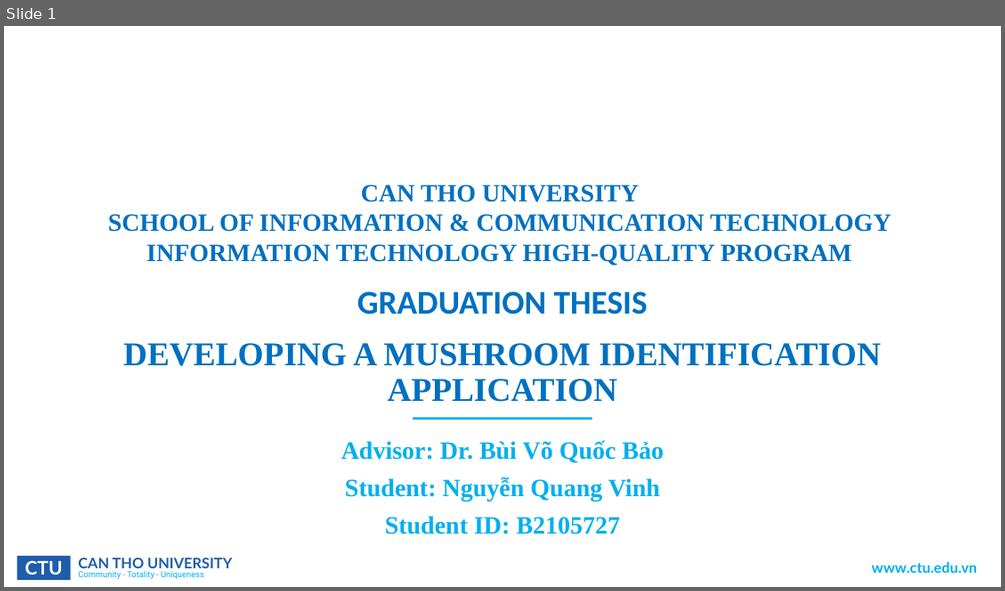
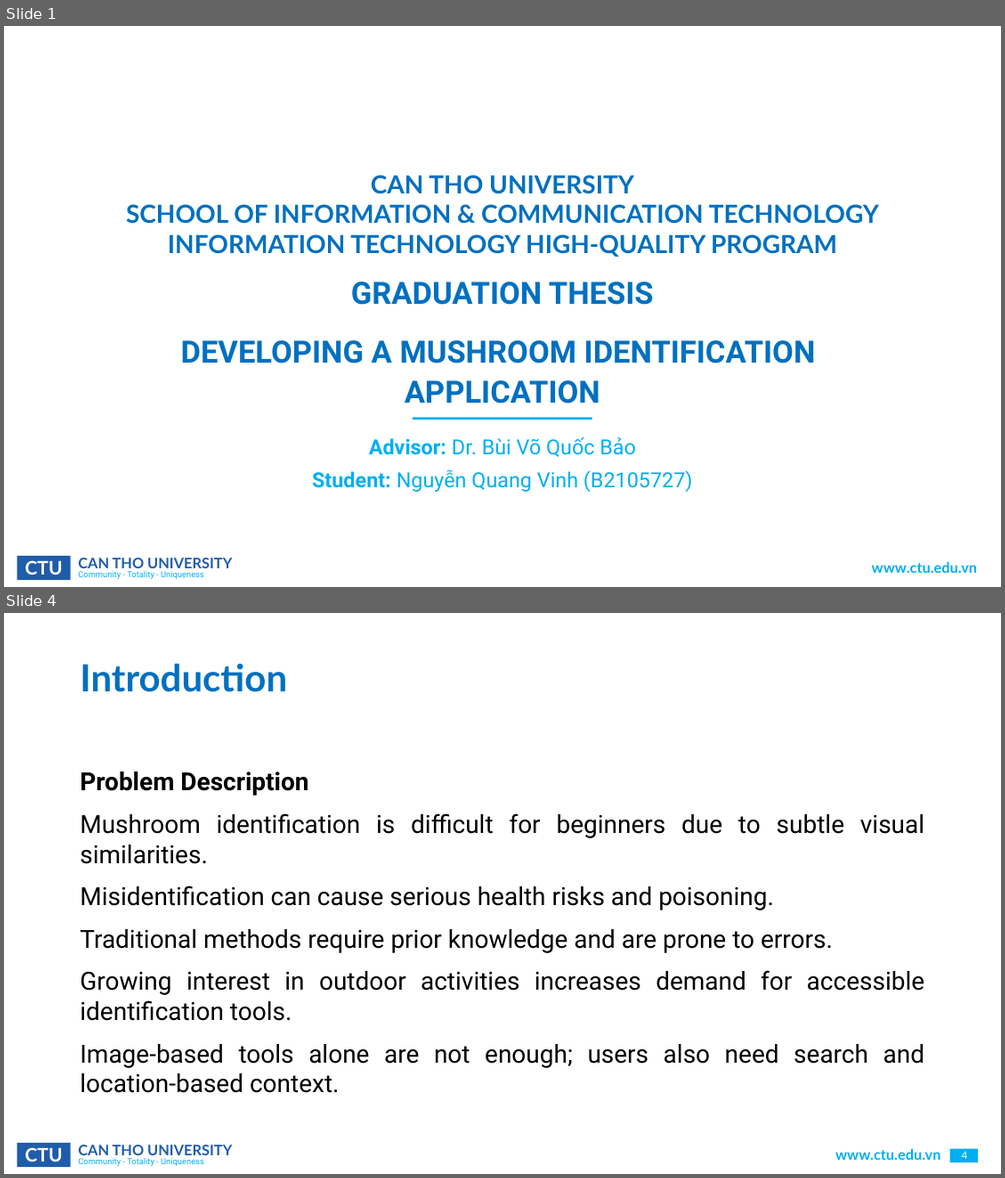
Before and after one commit to CommonHouseCat/fungiscan-mushroom-identifier, a slide deck: Báo cáo/ThesisReport.pptx. Shown one above the other, each under a label of ours: slide 1 before the commit, slides 1 and 4 after it; the slides between them are not shown. The pictures are 1005x591 and 1005x1178 pixels, drawn with LibreOffice and Linux fonts; fonts in the diff are those of the drawing; background and template pictures are left out. Boxes give left, top, right and bottom in pixels: in the first picture for what was removed or moved away, otherwise in the second. Text is boxed around its words. In the diff, an @@ line names an element or a change of style, - is before the commit and + after.

```diff
--- a/Báo cáo/ThesisReport.pptx
+++ b/Báo cáo/ThesisReport.pptx
@@ slide 4 added at (4, 613, 1001, 1174), background #FFFFFF; not listed: 3 template elements that a slide beside it also shows @@
@@ title added at (80, 663, 287, 692), 36 pt, text #0070C0, bold @@
+Introduction
@@ text added at (80, 771, 924, 1093), 24 pt, text #000000 @@
+Problem Description
+Mushroom identification is difficult for beginners due to subtle visual similarities.
+Misidentification can cause serious health risks and poisoning.
+Traditional methods require prior knowledge and are prone to errors.
+Growing interest in outdoor activities increases demand for accessible identification tools.
+Image-based tools alone are not enough; users also need search and location-based context.
@@ text added at (835, 1149, 940, 1159), 14 pt, text #00AFEF, bold @@
+www.ctu.edu.vn
@@ rectangle added at (950, 1149, 978, 1163), fill #00AFEF @@
@@ page number added at (962, 1151, 968, 1159), 10 pt, text #FFFFFF @@
+4
@@ slide 1 changed as well @@
@@ title at (126, 175, 879, 257): text changed; font Times New Roman to Lato @@
-CAN THO UNIVERSITY
-SCHOOL OF INFORMATION & COMMUNICATION TECHNOLOGY
-INFORMATION TECHNOLOGY HIGH-QUALITY PROGRAM
+CAN THO UNIVERSITY
+SCHOOL OF INFORMATION & COMMUNICATION TECHNOLOGY
+INFORMATION TECHNOLOGY HIGH-QUALITY PROGRAM
@@ subtitle at (181, 281, 816, 403): text changed; size 32 to 29.6 pt; font Times New Roman to Roboto @@
-DEVELOPING A MUSHROOM IDENTIFICATION APPLICATION
+GRADUATION THESIS
+DEVELOPING A MUSHROOM IDENTIFICATION
+APPLICATION
@@ title removed at (357, 291, 647, 314) @@
-GRADUATION THESIS
@@ text at (369, 437, 636, 457): size 24 to 20 pt, font Times New Roman to Roboto in "Advisor: Dr. Bùi Võ Quốc Bảo"; bold off in "Dr. Bùi Võ Quốc Bảo" @@
@@ text at (312, 469, 693, 491): text changed; size 24 to 20 pt; font Times New Roman to Roboto; bold off @@
-Student: Nguyễn Quang Vinh
-Student ID: B2105727
+Student: Nguyễn Quang Vinh (B2105727)
```
Also in this commit, not shown: 25 other slides added, 3 slides removed, 1 other file.
